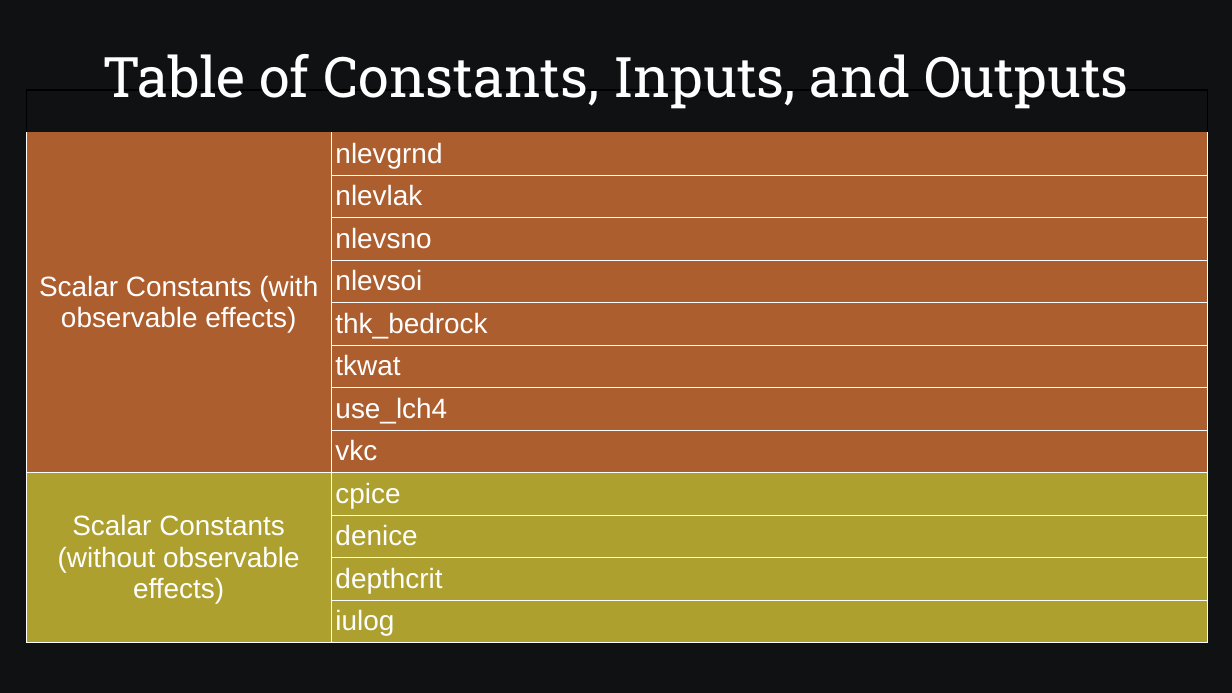
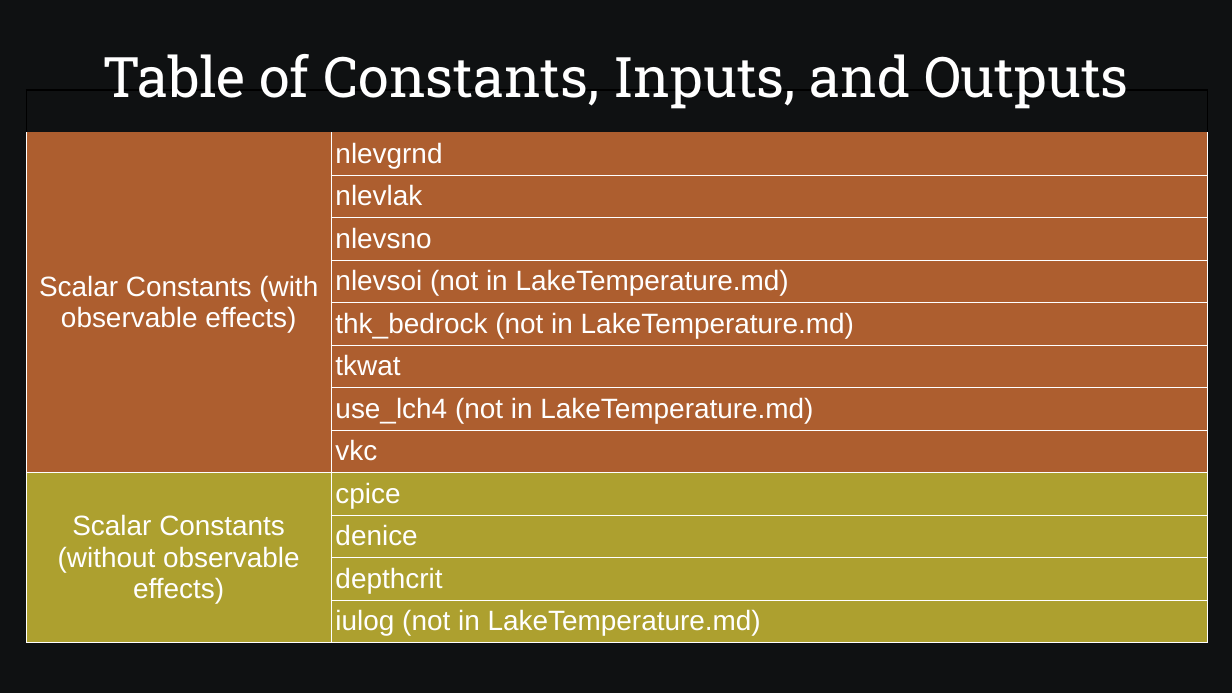
Before and after one commit to SamAllen06/lake_temp_work, a slide deck: slide 9 of documentation/for_collaborators/TestingSoftwareOverview.odp. Drawn at 1232x693 pixels with LibreOffice and Linux fonts; fonts in the diff are those of the drawing. Boxes give left, top, right and bottom in pixels: in the first picture for what was removed or moved away, otherwise in the second. Text is boxed around its words. In the diff, an @@ line names an element or a change of style, - is before the commit and + after.

Commit message:
Update inputs, outputs, and constants table

```diff
--- a/documentation/for_collaborators/TestingSoftwareOverview.odp
+++ b/documentation/for_collaborators/TestingSoftwareOverview.odp
@@ table at [27, 91, 1209, 640] @@
-row 5, column 2: nlevsoi
+row 5, column 2: nlevsoi (not in LakeTemperature.md)
-row 6, column 2: thk_bedrock
+row 6, column 2: thk_bedrock (not in LakeTemperature.md)
-row 8, column 2: use_lch4
+row 8, column 2: use_lch4 (not in LakeTemperature.md)
-row 13, column 2: iulog
+row 13, column 2: iulog (not in LakeTemperature.md)
```
Also in this commit, not shown: 4 other slides changed, 1 slide added, 1 slide removed, 2 other files.
